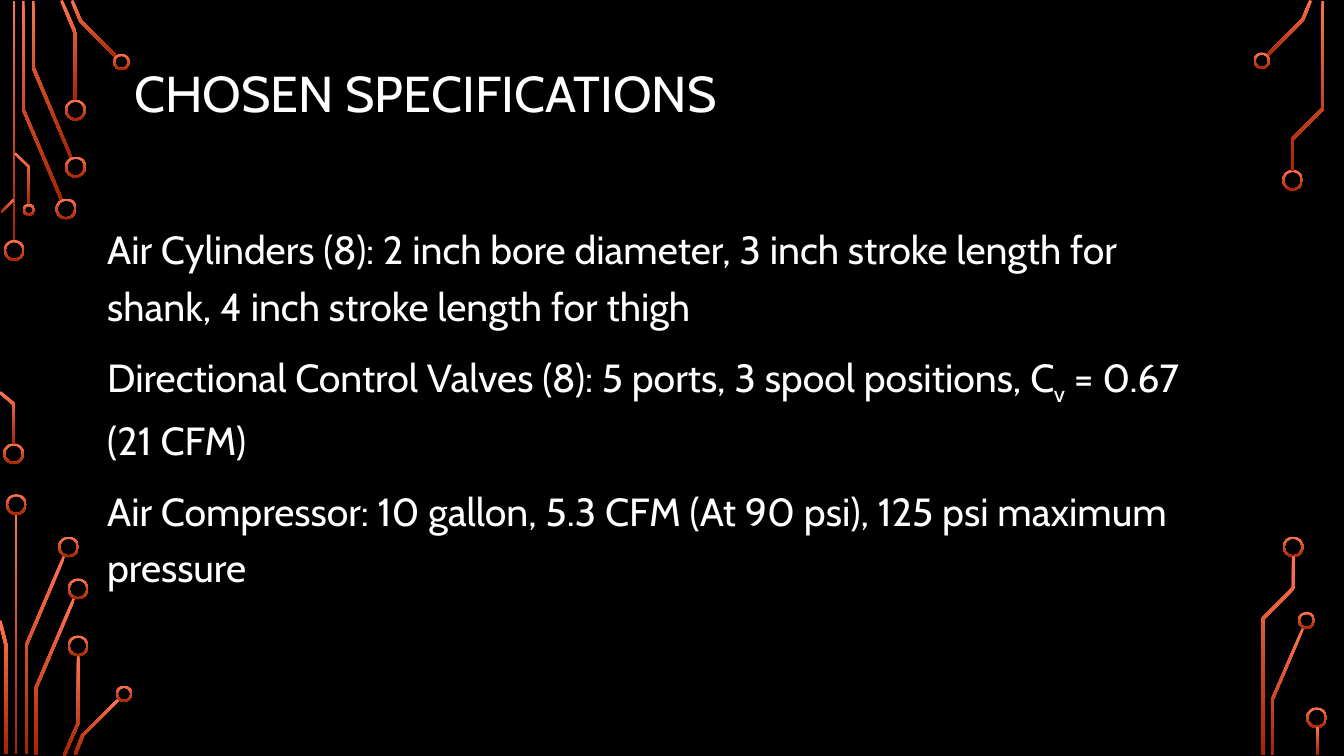
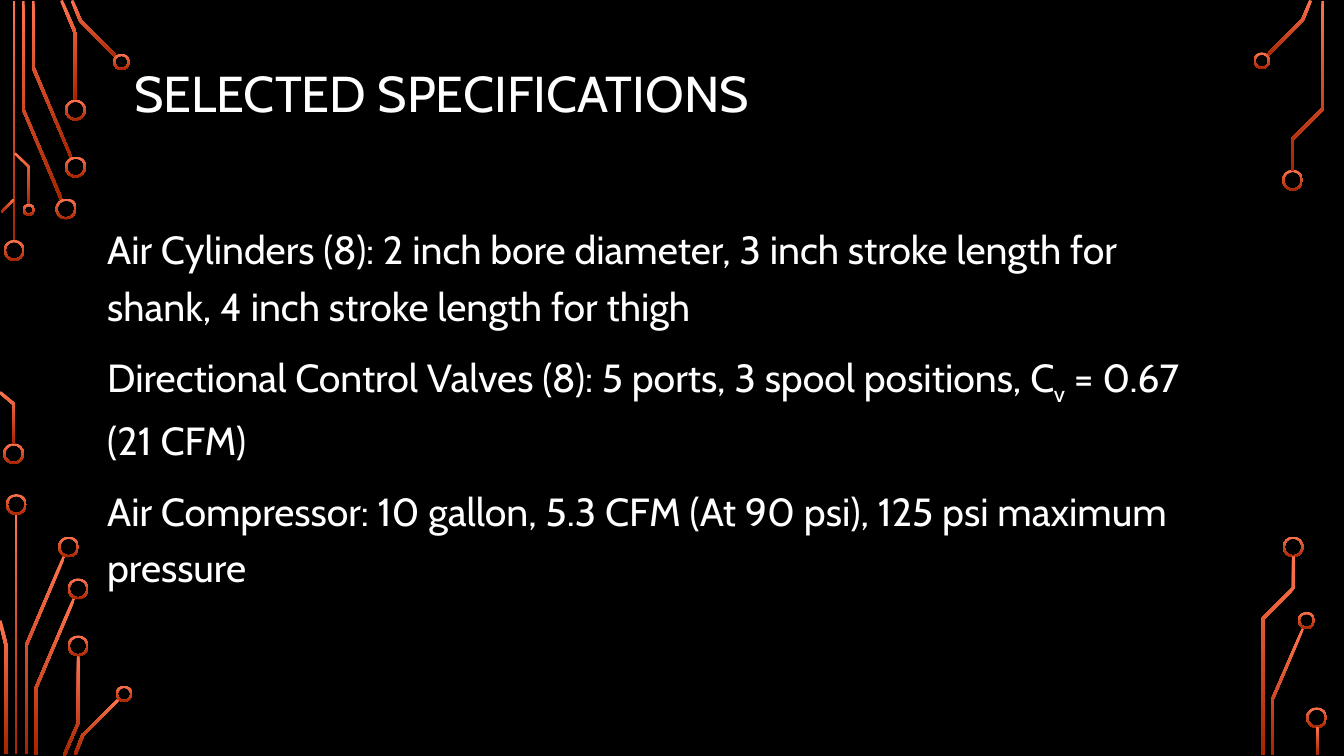
Before and after one commit to Logiant/AgileRoboticControls, a slide deck: slide 30 of Documentation/Presentation/Design Presentation/Design Presentation.pptx. Drawn at 1344x756 pixels with LibreOffice and Linux fonts; fonts in the diff are those of the drawing; background and template pictures are left out. Boxes give left, top, right and bottom in pixels: in the first picture for what was removed or moved away, otherwise in the second. Text is boxed around its words. In the diff, an @@ line names an element or a change of style, - is before the commit and + after.

```diff
--- a/Documentation/Presentation/Design Presentation/Design Presentation.pptx
+++ b/Documentation/Presentation/Design Presentation/Design Presentation.pptx
@@ title at (134,76,749,113): text changed @@
-CHOSEN SPECIFICATIONS
+SELECTED SPECIFICATIONS
```
Also in this commit, not shown: 6 other slides changed, 1 slide added.
